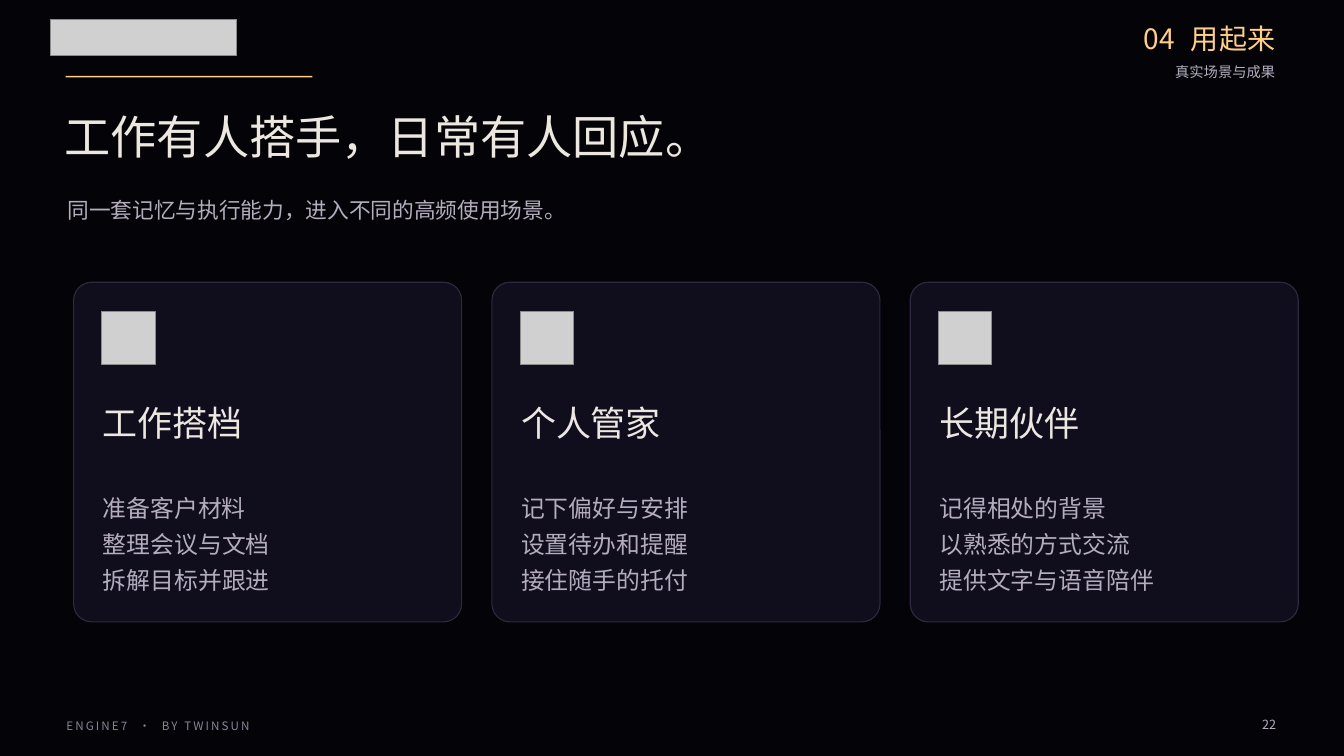
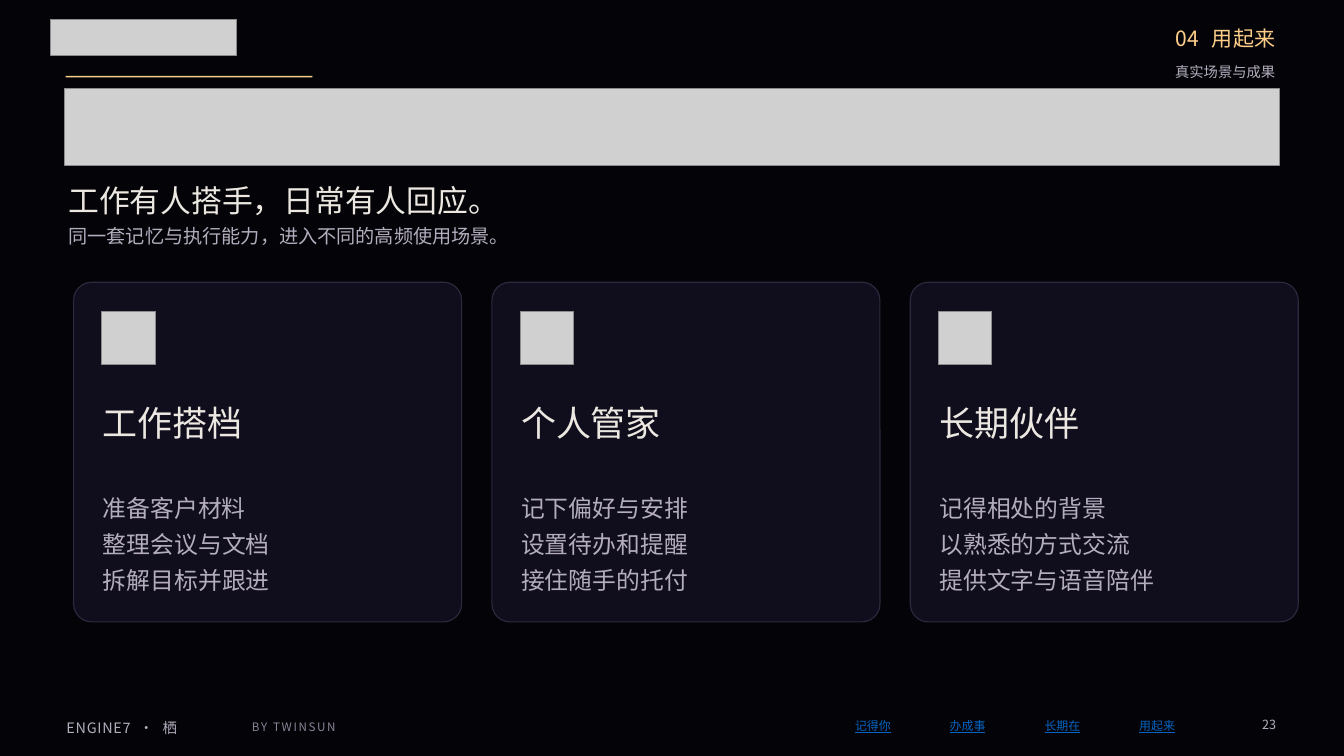
Before and after one commit to ruiyangruiyi/engine7-docs, a slide deck: slide 23 of materials/engine7-product-introduction.pptx (slide 22 before the commit). Drawn at 1344x756 pixels with LibreOffice and Linux fonts; fonts in the diff are those of the drawing; grey boxes stand for pictures; background and template pictures are left out. Boxes give left, top, right and bottom in pixels: in the first picture for what was removed or moved away, otherwise in the second. Text is boxed around its words. In the diff, an @@ line names an element or a change of style, - is before the commit and + after.

```diff
--- a/materials/engine7-product-introduction.pptx
+++ b/materials/engine7-product-introduction.pptx
@@ text "04 用起来" at bbox=[1175, 28, 1276, 48]: size 20 to 15 pt @@
@@ picture added at bbox=[65, 89, 1279, 165] @@
@@ text "工作有人搭手，日常有人回应。": place and size @@
-text "工作有人搭手，日常有人回应。" at bbox=[65, 115, 712, 159]
+text "工作有人搭手，日常有人回应。" at bbox=[68, 186, 498, 215]
@@ text "工作有人搭手，日常有人回应。" at bbox=[68, 186, 498, 215]: size 33 to 22 pt @@
@@ text "同一套记忆与执行能力，进入不同的高频使用场景。": place and size @@
-text "同一套记忆与执行能力，进入不同的高频使用场景。" at bbox=[68, 199, 567, 220]
+text "同一套记忆与执行能力，进入不同的高频使用场景。" at bbox=[68, 227, 508, 245]
@@ text "同一套记忆与执行能力，进入不同的高频使用场景。" at bbox=[68, 227, 508, 245]: size 15.5 to 13.7 pt @@
@@ text at bbox=[1262, 719, 1276, 729]: text changed @@
-22
+23
@@ text added at bbox=[66, 721, 177, 734], 10.3 pt, text #B3ADBE @@
+ENGINE7 · 栖
@@ text at bbox=[252, 722, 336, 731]: text changed @@
-ENGINE7 · BY TWINSUN
+BY TWINSUN
@@ text added at bbox=[855, 720, 891, 733], 8.5 pt, text #0563C1, underline @@
+记得你
@@ text added at bbox=[950, 720, 986, 733], 8.5 pt, text #0563C1, underline @@
+办成事
@@ text added at bbox=[1045, 720, 1081, 733], 8.5 pt, text #0563C1, underline @@
+长期在
@@ text added at bbox=[1139, 720, 1175, 733], 8.5 pt, text #0563C1, underline @@
+用起来
```
Also in this commit, not shown: 40 other slides changed, 3 slides added, 8 other files.
